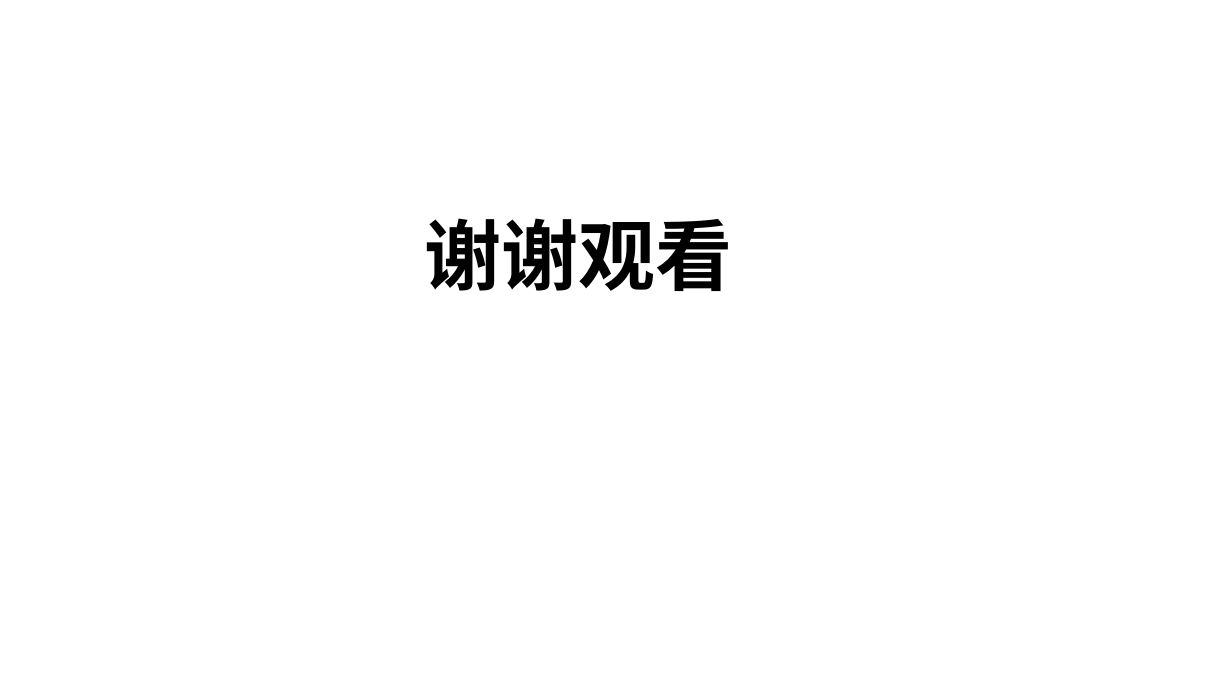
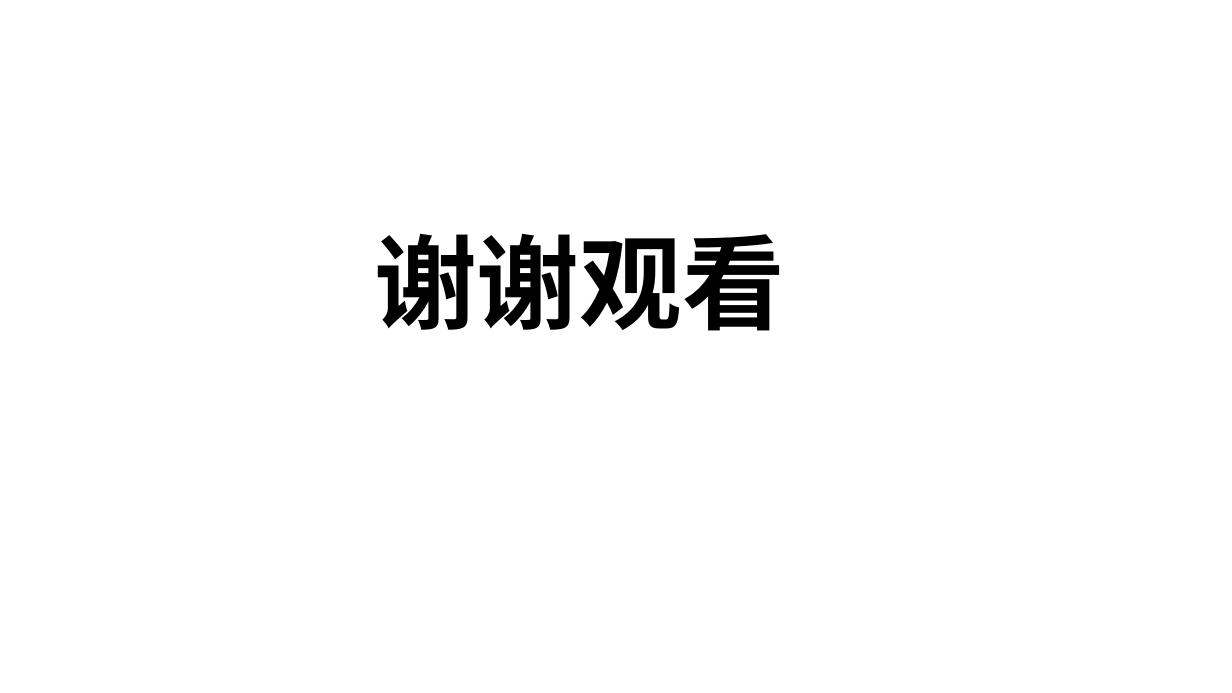
Before and after one commit to panguojun/Coordinate-System, a slide deck: slide 33 of 坐标系.pptx (slide 31 before the commit). Drawn at 1232x693 pixels with LibreOffice and Linux fonts; fonts in the diff are those of the drawing. Boxes give left, top, right and bottom in pixels: in the first picture for what was removed or moved away, otherwise in the second. Text is boxed around its words. In the diff, an @@ line names an element or a change of style, - is before the commit and + after.

```diff
--- a/坐标系.pptx
+++ b/坐标系.pptx
@@ title "谢谢观看": place and size @@
-title "谢谢观看" at (424, 218, 732, 291)
+title "谢谢观看" at (374, 233, 785, 331)
@@ title "谢谢观看" at (374, 233, 785, 331): size 60 to 80 pt @@
```
Also in this commit, not shown: 11 other slides changed, 2 slides added.
